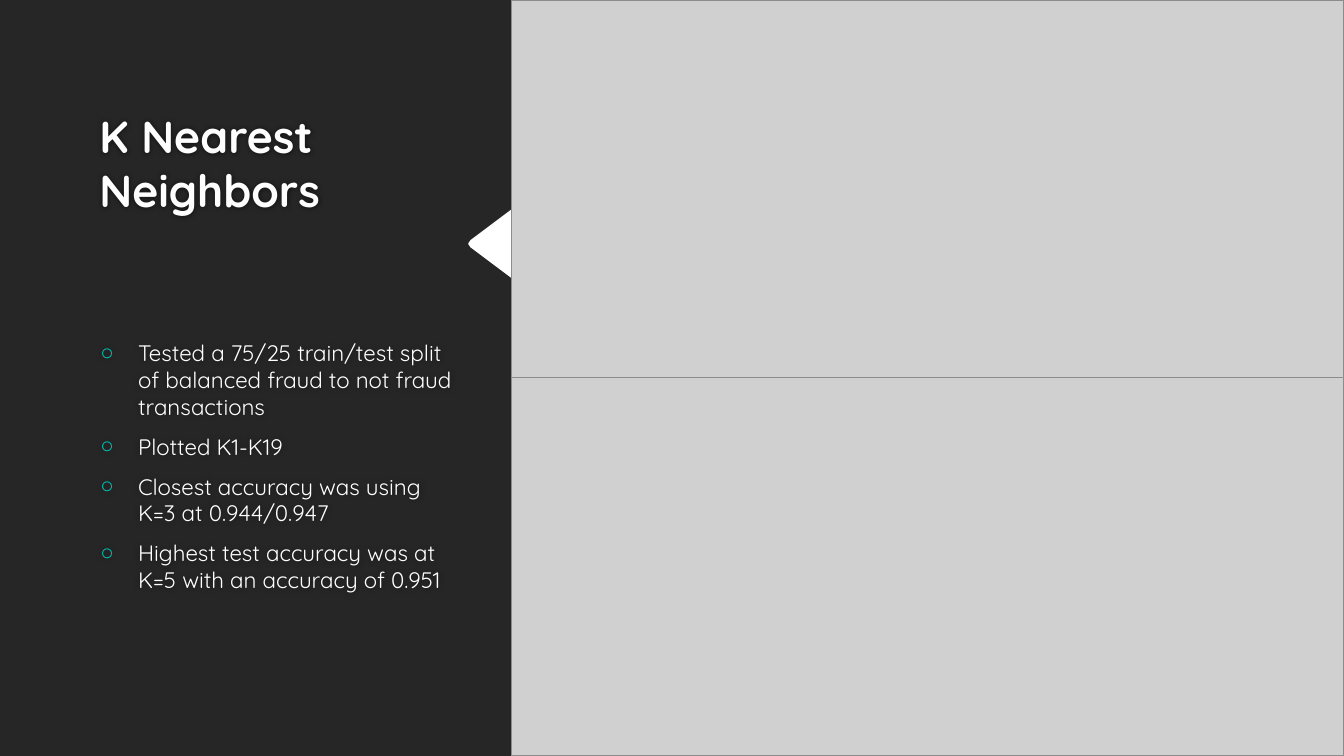
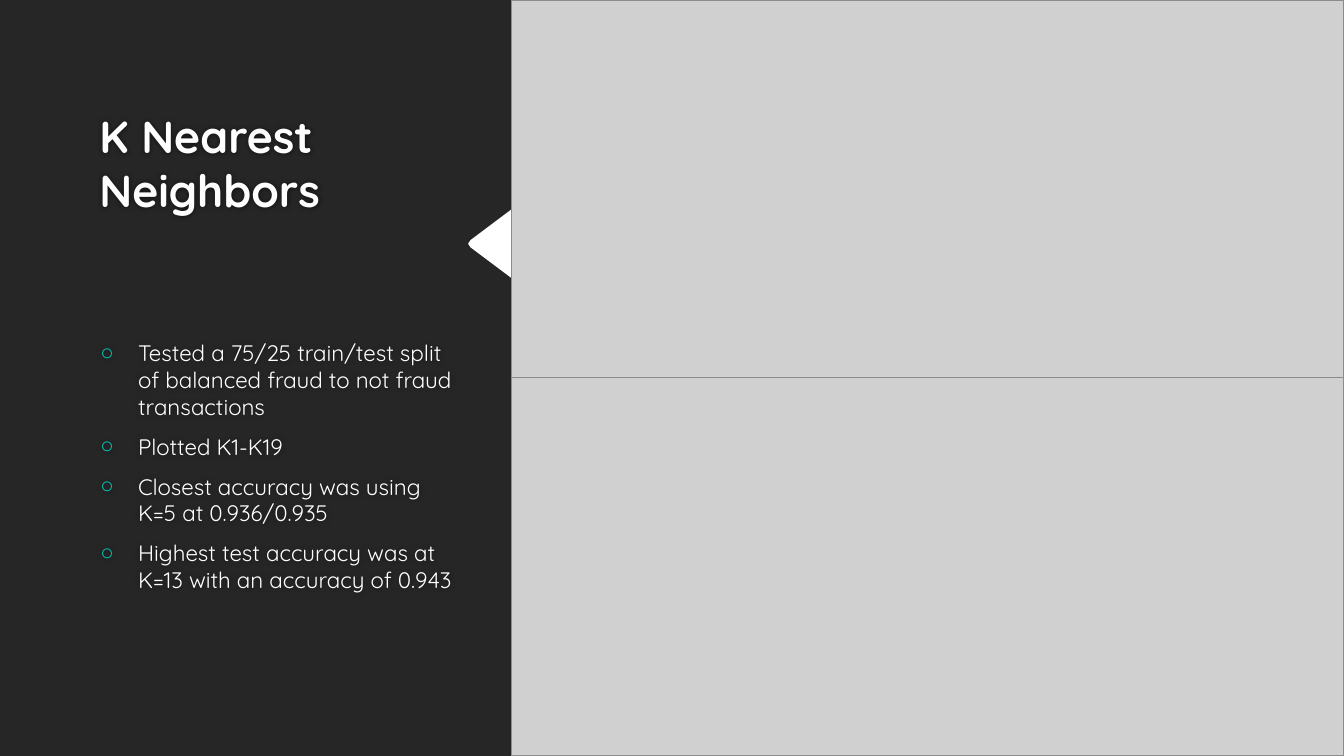
Before and after one commit to Sal-r/Credit-Card-Fraud, a slide deck: slide 6 of Credit_Card_Fraud_Presentation.pptx. Drawn at 1344x756 pixels with LibreOffice and Linux fonts; fonts in the diff are those of the drawing; grey boxes stand for pictures; background and template pictures are left out. Boxes give left, top, right and bottom in pixels: in the first picture for what was removed or moved away, otherwise in the second. Text is boxed around its words. In the diff, an @@ line names an element or a change of style, - is before the commit and + after.

```diff
--- a/Credit_Card_Fraud_Presentation.pptx
+++ b/Credit_Card_Fraud_Presentation.pptx
@@ text at (138,478,452,593): text changed @@
-○ Closest accuracy was using K=3 at 0.944/0.947
-○ Highest test accuracy was at K=5 with an accuracy of 0.951
+○ Closest accuracy was using K=5 at 0.936/0.935
+○ Highest test accuracy was at K=13 with an accuracy of 0.943
```
Also in this commit, not shown: 2 other slides changed, 2 other files.
